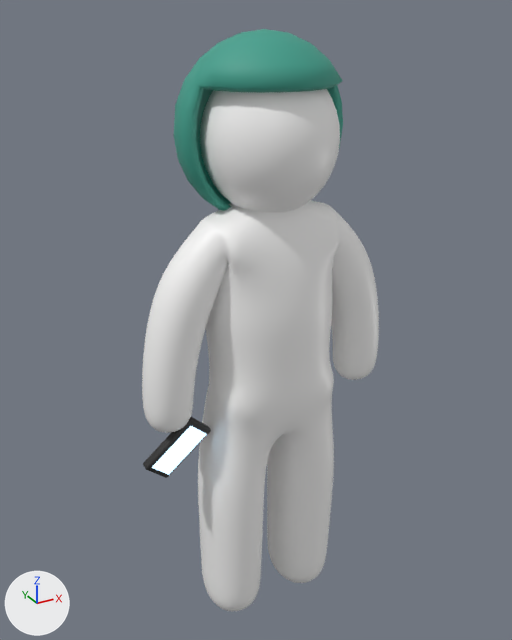
Renders of the glTF model assets/zp_character_rigged.glb from each side of a commit.
Both versions are drawn from a 50 mm lens placed at (-0.482, -0.838, 0.979), pointed at (0.007, 0.051, 0.535). The lights are fixed; the arrows at lower left show +X, +Y and +Z. The first picture is the older version. Vertices at exactly the same position are counted once.

Names of what the first picture shows: 'PR_Phone', 'ZP_Character'.
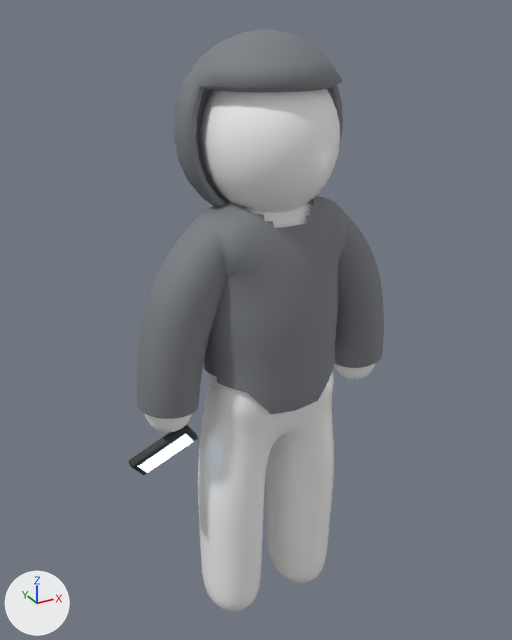
Edits to the bpy script that builds the scene:
```text
Add mat_zp_hoodie:
    mat_zp_hoodie = principled_material('ZP_Hoodie')
    mat_zp_hoodie.base_color = (0.202, 0.212, 0.231)  # grey #7c7f84
    mat_zp_hoodie.roughness = 0.72
Change me_zp_character:
    used by ob_zp_character; location = (0.0, 0.0, 0.0)
    remove me_zp_character.from_pydata(...)  # 7198 vertices, 14384 faces; spans x -0.2..0.2, y -0.09..0.171, z 0.035..0.955
    add me_zp_character.from_pydata(...)  # 10490 vertices, 20808 faces; spans x -0.208..0.208, y -0.09..0.171, z 0.035..0.955
    me_zp_character part 1: a new loose piece of 3292 vertices spanning x -0.208..0.208, y -0.085..0.083, z 0.442..0.744, in mat_zp_hoodie (grey #7c7f84)
    me_zp_character part 2: 752 faces spanning x -0.119..0.119, y -0.086..0.171, z 0.705..0.955 switch from mat_zp_hood (cyan #3fa08d) to mat_zp_hoodie (grey #7c7f84)
Change ob_pr_phone:
    ob_pr_phone.location: (-0.158, -0.008, 0.388) -> (-0.173, 0.007, 0.38)
    ob_pr_phone.rotation_euler: (0.319, 0.754, 0.292) -> (0.764, 0.833, 0.741)  # degrees (18, 43, 17) -> degrees (44, 48, 42)
```

Location of each change, [x1, y1, x2, y2] in pixels of the pictures (512 x 640 px):
'ZP_Character', reshaped: before [142, 29, 379, 611]; after [137, 29, 384, 611]
'PR_Phone', moved, turned: before [143, 417, 211, 478]; after [129, 424, 198, 475]
part 1 of me_zp_character, added: after [137, 196, 384, 419]
part 2 of me_zp_character, recoloured (cyan to grey): [174, 29, 343, 208] in both
